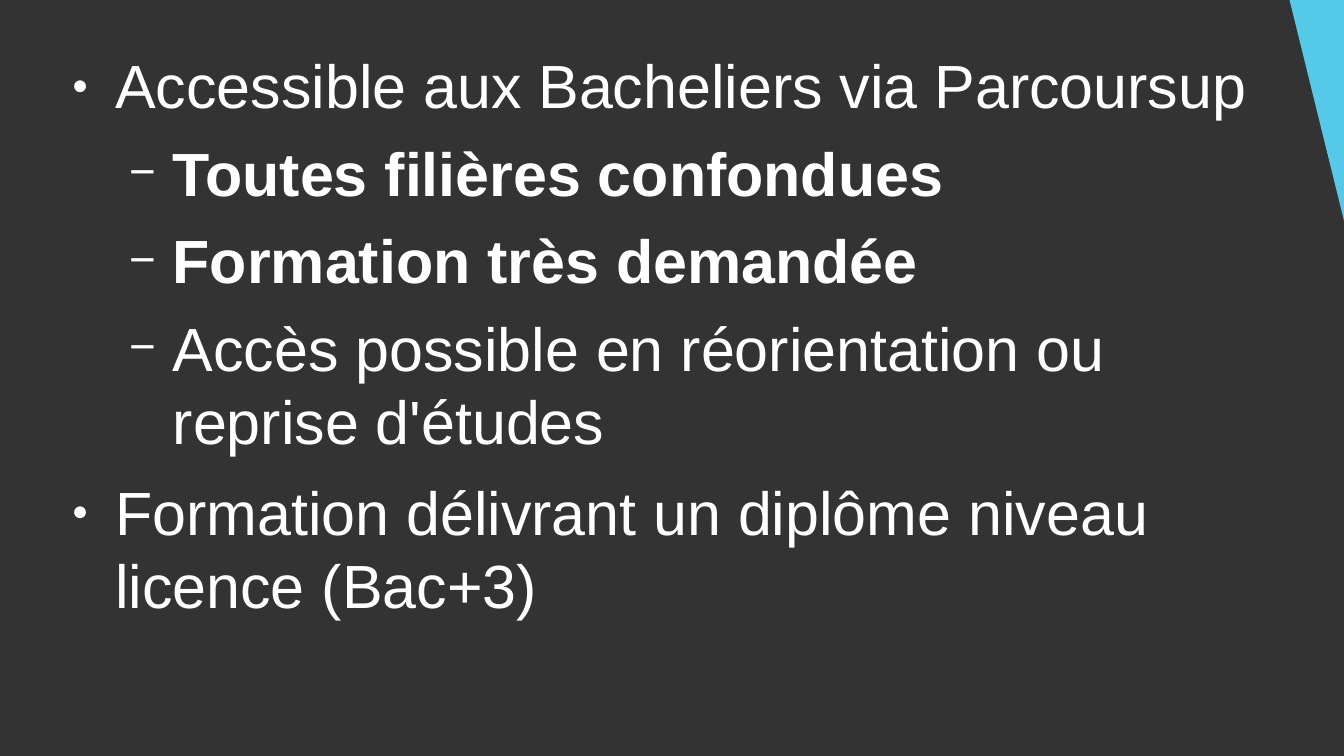
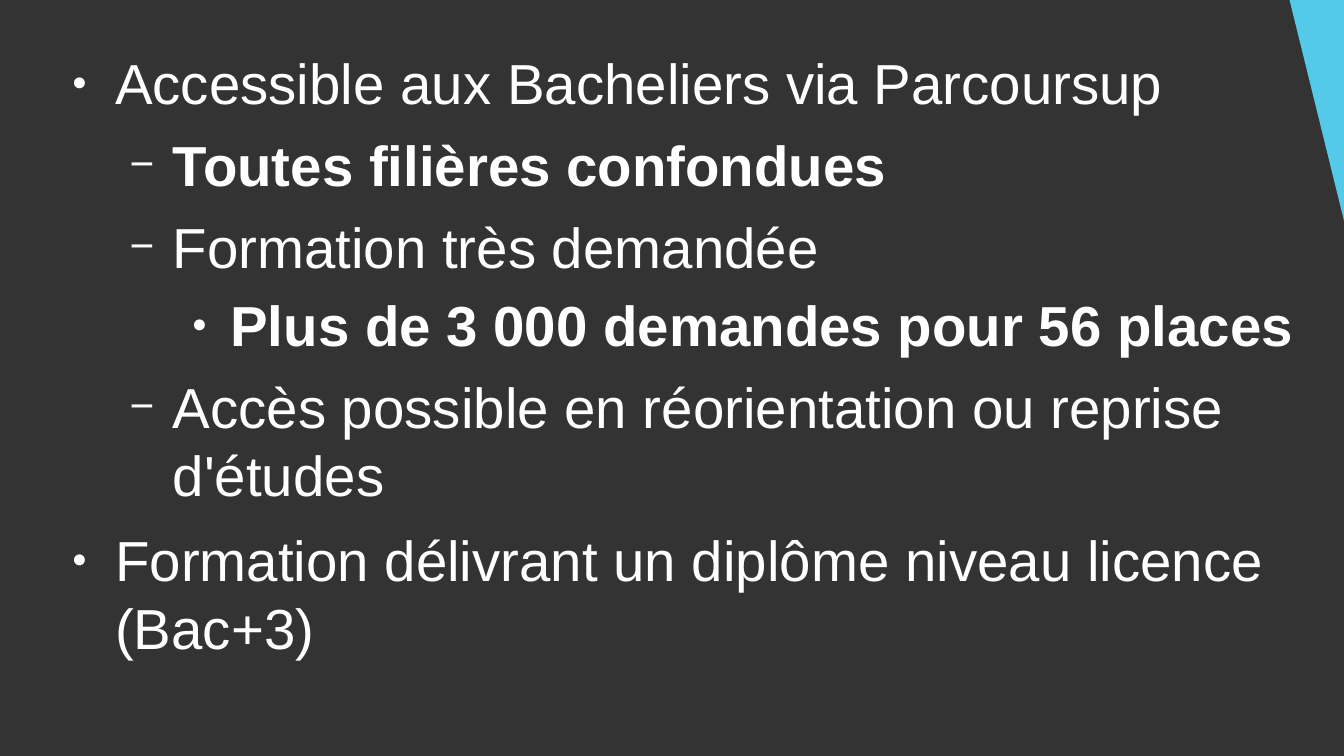
Before and after one commit to DanYellow/cours, a slide deck: slide 3 of presentation-formation-mmi/presentation.odp. Drawn at 1344x756 pixels with LibreOffice and Linux fonts; fonts in the diff are those of the drawing. Boxes give left, top, right and bottom in pixels: in the first picture for what was removed or moved away, otherwise in the second. Text is boxed around its words. In the diff, an @@ line names an element or a change of style, - is before the commit and + after.

```diff
--- a/presentation-formation-mmi/presentation.odp
+++ b/presentation-formation-mmi/presentation.odp
@@ text at bbox=[115, 63, 1263, 591]: size 36 to 33.3 pt in "Accessible aux Bacheliers via Parcoursup", "Toutes filières confondues", "Formation très demandée", "Accès possible en réorientation ou reprise d'études" and 1 more places; bold off in "Formation très demandée" @@
@@ text at bbox=[230, 305, 1293, 356]: paragraph added @@
+    ● Plus de 3 000 demandes pour 56 places
```
Also in this commit, not shown: 12 other slides changed, 6 slides added, 1 other file.
